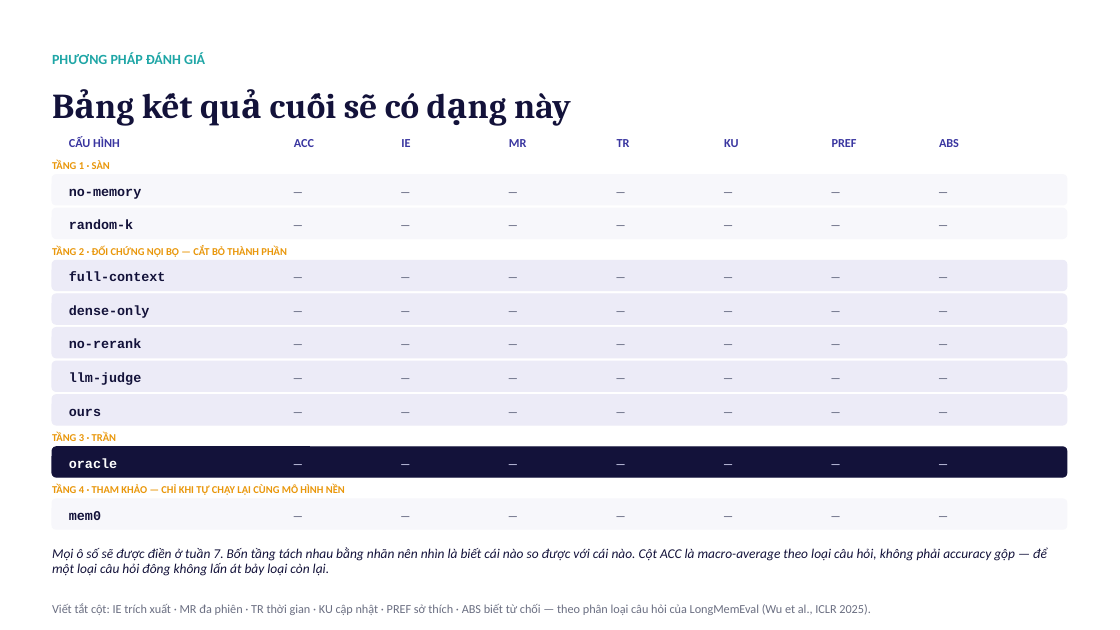
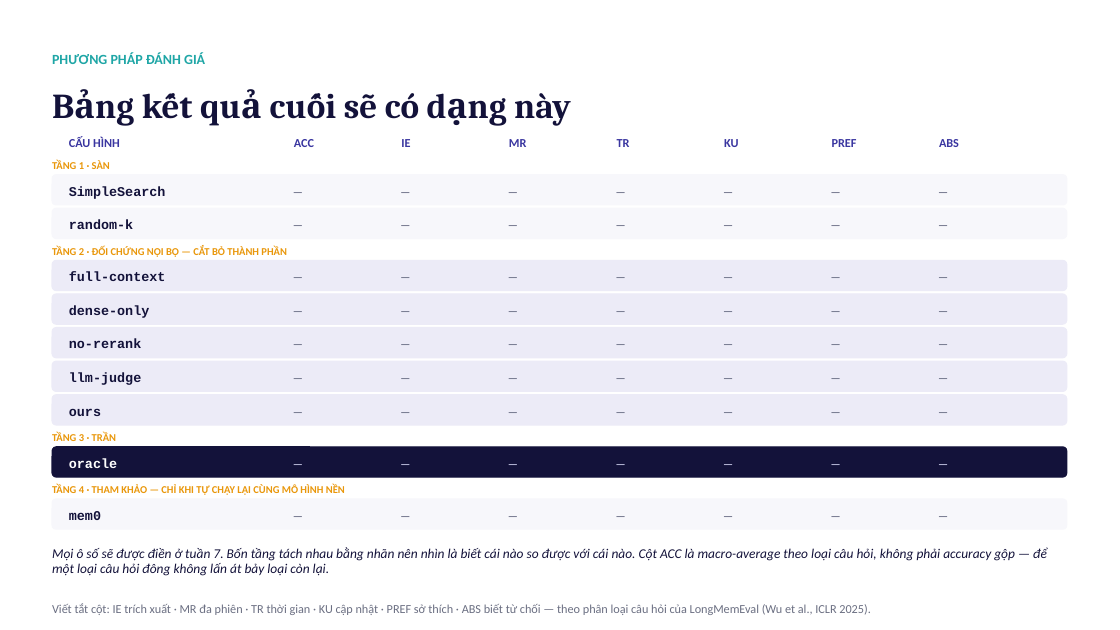
Before and after one commit to Phongdzfk/Samsung-Agent, a slide deck: slide 14 of Tuan 2/bao-cao-tuan-2.pptx. Drawn at 1120x630 pixels with LibreOffice and Linux fonts; fonts in the diff are those of the drawing. Boxes give left, top, right and bottom in pixels: in the first picture for what was removed or moved away, otherwise in the second. Text is boxed around its words. In the diff, an @@ line names an element or a change of style, - is before the commit and + after.

```diff
--- a/Tuan 2/bao-cao-tuan-2.pptx
+++ b/Tuan 2/bao-cao-tuan-2.pptx
@@ text at (69, 186, 166, 199): text changed @@
-no-memory
+SimpleSearch
```
Also in this commit, not shown: 3 other slides changed, 3 other files.
